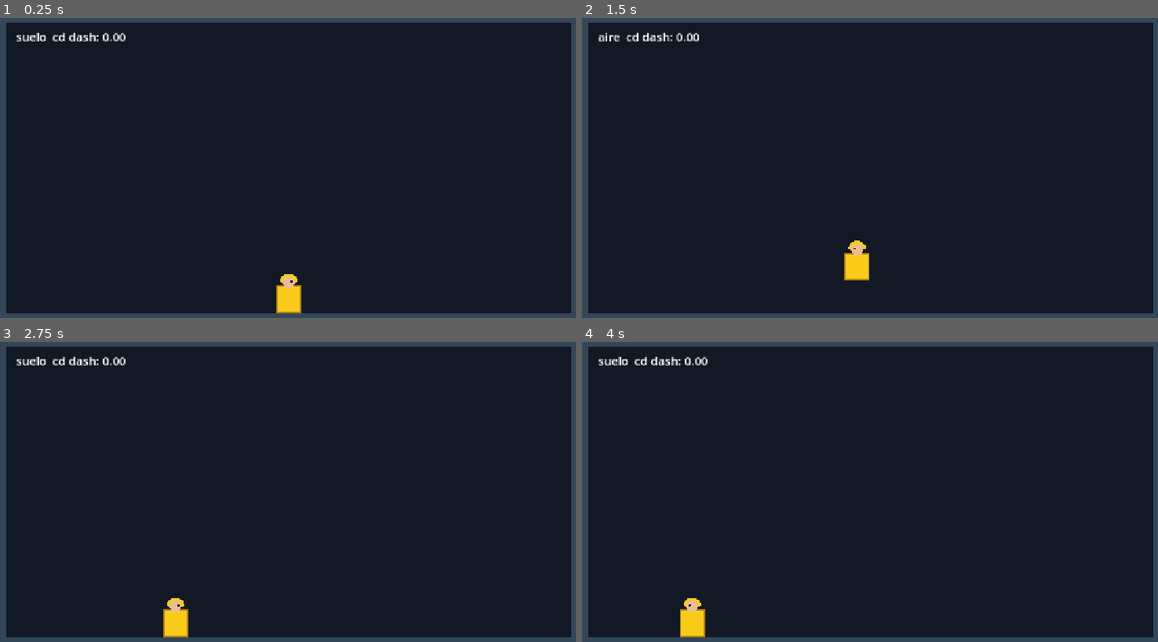
Above: before the commit, frames 1-4 (two rows, left to right).
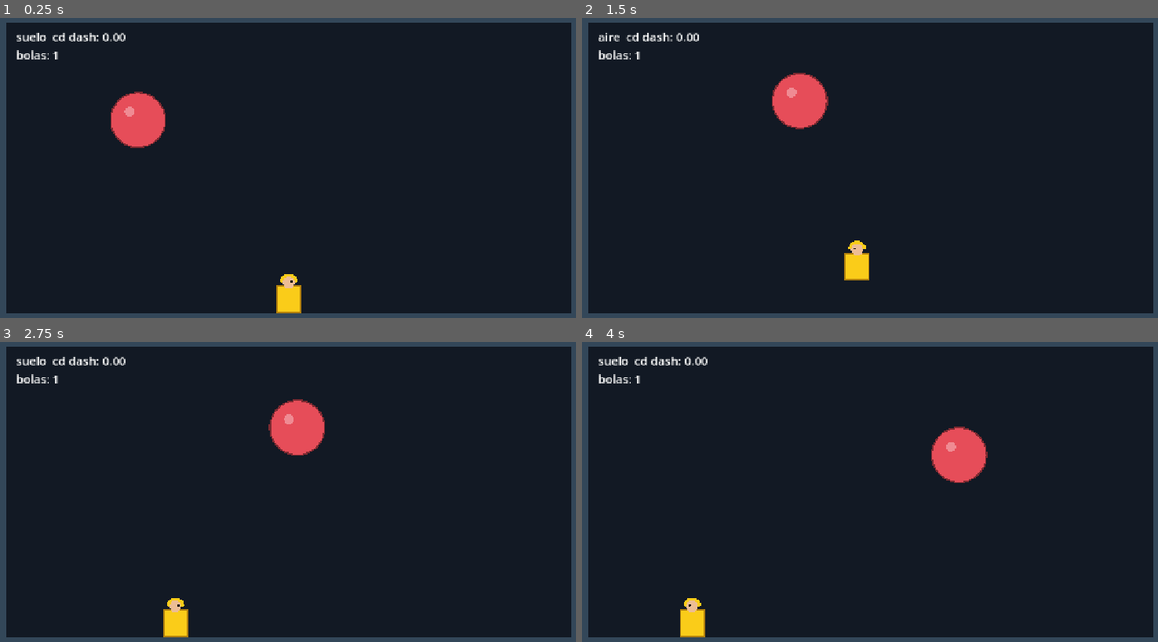
Above: after the commit, the same moments.

Repository: xNeku/fishmaboolla
Game: Godot game, scene res://scenes/main.tscn
Two runs of this game, one before a commit and one after it. Both use one fixed random seed, a clock stepped at 60 frames per second and the inputs below.
Inputs (mouse positions are in pixels of both pictures, inside the frame that each line leads up to):
- Up to frame 1 (0.25 s): no input
- Up to frame 2 (1.5 s): move the mouse to (1008, 159) at 0.52 s; tap D (mover_der) at 0.6, 1.35 s; click (1008, 159) at 0.67 s; tap Space (saltar) at 0.77 s; move the mouse to (743, 192) at 1.27 s; hold A (mover_izq) from 1.28 s (still down); click (743, 192) at 1.42 s
- Up to frame 3 (2.75 s): tap Space (saltar) at 1.52 s; move the mouse to (351, 423) at 2.02 s; release A (mover_izq) at 2.03 s; tap D (mover_der) at 2.1 s; click (351, 423) at 2.17 s
- Up to frame 4 (4 s): move the mouse to (841, 570) at 2.77 s; tap D (mover_der) at 2.85, 3.6 s; click (841, 570) at 2.92 s; tap Space (saltar) at 3.02, 3.77 s; move the mouse to (1060, 552) at 3.52 s; hold A (mover_izq) from 3.53 s (still down); click (1060, 552) at 3.67 s

The runs differ from the first frame. In frame 1, 1.5% of the frame differs, in the area x 2-29%, y 10-44%; in frame 2, 1.6%; in frame 3, 1.6%, in the area x 2-57%, y 10-38%; in frame 4, 1.6%.

Commit message:
Bolas con física Pang: rebote con altura fija por tier y división en dos
- BolaDatos (Resource) encadenado por `siguiente`; 3 tiers en data/bolas/
- Bola (lógica) + BolaVisual (programmer art) + scenes/bola.tscn
- Parábola exacta; altura de rebote fija por tier; solo rebota en los límites de la sala
- Al romperse se divide en dos en sentidos opuestos con impulso hacia arriba
- main: bola colocada en la escena, reaparece al quedar la sala vacía
- Depuración: clic/toque sobre una bola la rompe (se quita con el arpón)
- Controles de sala con mouse_filter = Ignore; reglas nuevas en CLAUDE.md

Co-Authored-By: Claude Sonnet 5.5 <noreply@anthropic.com>
Claude-Session: https://claude.ai/code/session_01Hu5F5bE3cxizNrca8PuRi9

Diff:
--- /dev/null
+++ b/data/bolas/bola_grande.tres
@@ -0,0 +1,14 @@
+[gd_resource type="Resource" script_class="BolaDatos" load_steps=3 format=3]
+
+[ext_resource type="Script" path="res://scripts/datos/bola_datos.gd" id="1_datos"]
+[ext_resource type="Resource" path="res://data/bolas/bola_media.tres" id="2_siguiente"]
+
+[resource]
+script = ExtResource("1_datos")
+id = &"bola_grande"
+radio = 56.0
+altura_rebote = 380.0
+velocidad_horizontal = 130.0
+impulso_division = 380.0
+color = Color(0.9, 0.3, 0.35, 1)
+siguiente = ExtResource("2_siguiente")
--- /dev/null
+++ b/data/bolas/bola_media.tres
@@ -0,0 +1,14 @@
+[gd_resource type="Resource" script_class="BolaDatos" load_steps=3 format=3]
+
+[ext_resource type="Script" path="res://scripts/datos/bola_datos.gd" id="1_datos"]
+[ext_resource type="Resource" path="res://data/bolas/bola_pequena.tres" id="2_siguiente"]
+
+[resource]
+script = ExtResource("1_datos")
+id = &"bola_media"
+radio = 36.0
+altura_rebote = 300.0
+velocidad_horizontal = 180.0
+impulso_division = 380.0
+color = Color(0.95, 0.55, 0.25, 1)
+siguiente = ExtResource("2_siguiente")
--- /dev/null
+++ b/data/bolas/bola_pequena.tres
@@ -0,0 +1,12 @@
+[gd_resource type="Resource" script_class="BolaDatos" load_steps=2 format=3]
+
+[ext_resource type="Script" path="res://scripts/datos/bola_datos.gd" id="1_datos"]
+
+[resource]
+script = ExtResource("1_datos")
+id = &"bola_pequena"
+radio = 20.0
+altura_rebote = 230.0
+velocidad_horizontal = 240.0
+impulso_division = 380.0
+color = Color(0.55, 0.85, 0.95, 1)
--- /dev/null
+++ b/scenes/bola.tscn
@@ -0,0 +1,13 @@
+[gd_scene format=3]
+
+[ext_resource type="Script" path="res://scripts/enemigos/bola.gd" id="1_bola"]
+[ext_resource type="Resource" path="res://data/bolas/bola_grande.tres" id="2_datos"]
+[ext_resource type="Script" path="res://scripts/enemigos/bola_visual.gd" id="3_visual"]
+
+[node name="Bola" type="Node2D"]
+script = ExtResource("1_bola")
+datos = ExtResource("2_datos")
+
+[node name="Visual" type="Node2D" parent="." node_paths=PackedStringArray("bola")]
+script = ExtResource("3_visual")
+bola = NodePath("..")
--- a/scenes/main.tscn
+++ b/scenes/main.tscn
@@ -3,6 +3,7 @@
 [ext_resource type="Script" path="res://scripts/mundo/main.gd" id="1_main"]
 [ext_resource type="PackedScene" path="res://scenes/sala.tscn" id="2_sala"]
 [ext_resource type="PackedScene" path="res://scenes/jugador.tscn" id="3_jugador"]
+[ext_resource type="PackedScene" path="res://scenes/bola.tscn" id="4_bola"]
 
 [node name="Main" type="Node2D"]
 script = ExtResource("1_main")
@@ -12,7 +13,11 @@
 [node name="Jugador" parent="." instance=ExtResource("3_jugador")]
 position = Vector2(640, 640)
 
+[node name="Bola" parent="." instance=ExtResource("4_bola")]
+position = Vector2(300, 200)
+
 [node name="Estado" type="Label" parent="."]
+mouse_filter = 2
 offset_left = 84.0
 offset_top = 60.0
 offset_right = 484.0
--- a/scenes/sala.tscn
+++ b/scenes/sala.tscn
@@ -6,23 +6,27 @@
 script = ExtResource("1_sala")
 
 [node name="Techo" type="ColorRect" parent="."]
+mouse_filter = 2
 offset_right = 1280.0
 offset_bottom = 48.0
 color = Color(0.2, 0.28, 0.35, 1)
 
 [node name="Suelo" type="ColorRect" parent="."]
+mouse_filter = 2
 offset_top = 640.0
 offset_right = 1280.0
 offset_bottom = 720.0
 color = Color(0.2, 0.28, 0.35, 1)
 
 [node name="ParedIzquierda" type="ColorRect" parent="."]
+mouse_filter = 2
 offset_top = 48.0
 offset_right = 64.0
 offset_bottom = 640.0
 color = Color(0.2, 0.28, 0.35, 1)
 
 [node name="ParedDerecha" type="ColorRect" parent="."]
+mouse_filter = 2
 offset_left = 1216.0
 offset_top = 48.0
 offset_right = 1280.0
@@ -30,6 +34,7 @@
 color = Color(0.2, 0.28, 0.35, 1)
 
 [node name="Limites" type="ReferenceRect" parent="."]
+mouse_filter = 2
 offset_left = 64.0
 offset_top = 48.0
 offset_right = 1216.0
--- /dev/null
+++ b/scripts/datos/bola_datos.gd
@@ -0,0 +1,18 @@
+class_name BolaDatos
+extends Resource
+## Un tamaño (tier) de bola. Se encadenan con `siguiente`: al romperse, la bola
+## se divide en dos de ese tier. Si `siguiente` está vacío, la bola desaparece.
+
+@export var id: StringName = &"bola"
+## Radio en px.
+@export var radio: float = 40.0
+## Altura que alcanza al rebotar en el suelo, medida desde el suelo hasta la parte
+## baja de la bola. Fija por tier, para que los arcos sean memorizables.
+@export var altura_rebote: float = 350.0
+## Velocidad horizontal en px/s (constante, solo cambia de sentido en las paredes).
+@export var velocidad_horizontal: float = 150.0
+## Impulso hacia arriba con el que sale esta bola cuando nace de una división.
+@export var impulso_division: float = 350.0
+@export var color: Color = Color(0.9, 0.3, 0.35)
+## Tier al que se divide. Vacío = es el más pequeño.
+@export var siguiente: BolaDatos
--- /dev/null
+++ b/scripts/enemigos/bola.gd
@@ -0,0 +1,82 @@
+class_name Bola
+extends Node2D
+## Lógica de una bola con física Pang. Solo rebota contra los límites de la sala.
+## No dibuja (eso es BolaVisual). Los límites y la gravedad se los da quien la crea.
+
+const RUTA_ESCENA: String = "res://scenes/bola.tscn"
+
+signal impactada(bola: Bola)
+
+@export var datos: BolaDatos
+## Sentido horizontal inicial.
+@export_enum("Izquierda:-1", "Derecha:1") var direccion_inicial: int = 1
+
+## Impulso vertical inicial hacia arriba. Lo fija la división.
+var impulso_inicial: float = 0.0
+var gravedad: float = 1500.0
+var limites: Rect2 = Rect2()
+var velocidad: Vector2 = Vector2.ZERO
+
+var radio: float:
+	get:
+		return datos.radio
+
+var esta_rota: bool:
+	get:
+		return _rota
+
+var _dir: int = 1
+var _rota: bool = false
+
+
+func _ready() -> void:
+	add_to_group("bolas")
+	_dir = -1 if direccion_inicial < 0 else 1
+	velocidad = Vector2(_dir * datos.velocidad_horizontal, -impulso_inicial)
+
+
+func _physics_process(delta: float) -> void:
+	velocidad.x = _dir * datos.velocidad_horizontal
+	# Parábola exacta (Verlet): la altura de rebote sale como la configurada.
+	position.x += velocidad.x * delta
+	position.y += velocidad.y * delta + 0.5 * gravedad * delta * delta
+	velocidad.y += gravedad * delta
+	_rebotar()
+
+
+func _rebotar() -> void:
+	var r: float = datos.radio
+	if position.x - r < limites.position.x:
+		position.x = limites.position.x + r
+		_dir = 1
+	elif position.x + r > limites.end.x:
+		position.x = limites.end.x - r
+		_dir = -1
+	if position.y + r >= limites.end.y:
+		position.y = limites.end.y - r
+		velocidad.y = -sqrt(2.0 * gravedad * datos.altura_rebote)
+	elif position.y - r <= limites.position.y:
+		position.y = limites.position.y + r
+		velocidad.y = maxf(velocidad.y, 0.0)
+
+
+## La bola se rompe: se divide en dos del tier siguiente (salen en sentidos opuestos)
+## o desaparece si es la más pequeña.
+func recibir_impacto() -> void:
+	if _rota:
+		return
+	_rota = true
+	remove_from_group("bolas")
+	impactada.emit(self)
+	if datos.siguiente != null:
+		var escena: PackedScene = load(RUTA_ESCENA)
+		for sentido: int in [-1, 1]:
+			var hija: Bola = escena.instantiate() as Bola
+			hija.datos = datos.siguiente
+			hija.direccion_inicial = sentido
+			hija.impulso_inicial = datos.siguiente.impulso_division
+			hija.gravedad = gravedad
+			hija.limites = limites
+			hija.position = position
+			get_parent().add_child(hija)
+	queue_free()
--- /dev/null
+++ b/scripts/enemigos/bola_visual.gd
@@ -0,0 +1,17 @@
+class_name BolaVisual
+extends Node2D
+## Programmer art de la bola. Solo dibuja; lee los datos de la Bola.
+
+@export var bola: Bola
+
+
+func _process(_delta: float) -> void:
+	queue_redraw()
+
+
+func _draw() -> void:
+	var r: float = bola.datos.radio
+	var c: Color = bola.datos.color
+	draw_circle(Vector2.ZERO, r, c)
+	draw_arc(Vector2.ZERO, r, 0.0, TAU, 32, c.darkened(0.45), 3.0)
+	draw_circle(Vector2(-r * 0.3, -r * 0.3), r * 0.18, Color(1.0, 1.0, 1.0, 0.35))
--- a/scripts/mundo/main.gd
+++ b/scripts/mundo/main.gd
@@ -1,16 +1,65 @@
 extends Node2D
-## Nivel de prueba. El decorado, la sala y el jugador viven en la escena (main.tscn);
-## este script conecta las piezas y pinta el estado de depuración.
+## Nivel de prueba. El decorado, la sala, el jugador y la bola inicial viven en la
+## escena (main.tscn); este script conecta las piezas y pinta el estado de depuración.
+
+const SEGUNDOS_REAPARICION: float = 1.2
 
 @onready var _sala: Sala = $Sala
 @onready var _jugador: Jugador = $Jugador
+@onready var _bola_inicial: Bola = $Bola
 @onready var _estado: Label = $Estado
+
+var _datos_inicial: BolaDatos
+var _pos_inicial: Vector2
+var _dir_inicial: int
+var _espera: float = 0.0
 
 
 func _ready() -> void:
 	_jugador.limites = _sala.limites
+	# Se recuerda cómo es la bola colocada en la escena para reponerla (depuración).
+	_datos_inicial = _bola_inicial.datos
+	_pos_inicial = _bola_inicial.position
+	_dir_inicial = _bola_inicial.direccion_inicial
+	_preparar(_bola_inicial)
+
+
+func _physics_process(delta: float) -> void:
+	if get_tree().get_nodes_in_group("bolas").is_empty():
+		_espera += delta
+		if _espera >= SEGUNDOS_REAPARICION:
+			_espera = 0.0
+			_reponer_bola()
+	else:
+		_espera = 0.0
 
 
 func _process(_delta: float) -> void:
 	var estado: String = "dash" if _jugador.dashing else ("suelo" if _jugador.en_suelo else "aire")
-	_estado.text = "%s  cd dash: %.2f" % [estado, _jugador.cooldown_dash_restante]
+	var n_bolas: int = get_tree().get_nodes_in_group("bolas").size()
+	_estado.text = "%s  cd dash: %.2f\nbolas: %d" % [estado, _jugador.cooldown_dash_restante, n_bolas]
+
+
+# DEPURACIÓN: clic/toque sobre una bola la rompe. Se quita cuando haya arpón.
+func _unhandled_input(event: InputEvent) -> void:
+	if event is InputEventMouseButton and event.pressed and event.button_index == MOUSE_BUTTON_LEFT:
+		var punto: Vector2 = (make_input_local(event) as InputEventMouseButton).position
+		for nodo: Node in get_tree().get_nodes_in_group("bolas"):
+			var bola: Bola = nodo as Bola
+			if bola.position.distance_to(punto) <= bola.radio:
+				bola.recibir_impacto()
+				break
+
+
+func _preparar(bola: Bola) -> void:
+	bola.limites = _sala.limites
+	bola.gravedad = _sala.gravedad_bolas
+
+
+func _reponer_bola() -> void:
+	var bola: Bola = (load(Bola.RUTA_ESCENA) as PackedScene).instantiate() as Bola
+	bola.datos = _datos_inicial
+	bola.direccion_inicial = _dir_inicial
+	bola.position = _pos_inicial
+	_preparar(bola)
+	add_child(bola)
Not shown, added: scripts/datos/bola_datos.gd.uid
Not shown, added: scripts/enemigos/bola.gd.uid
Not shown, added: scripts/enemigos/bola_visual.gd.uid
Not shown, changed: CLAUDE.md
